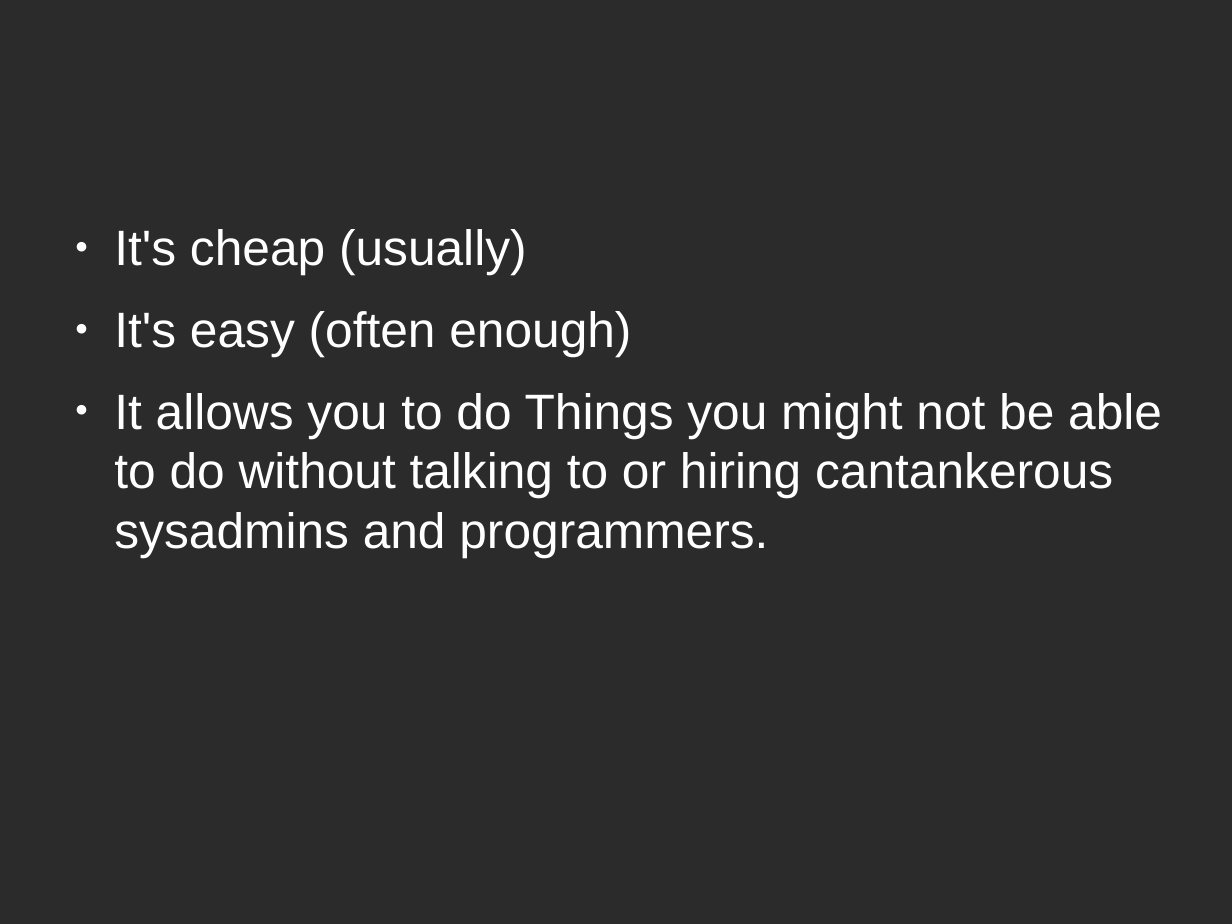
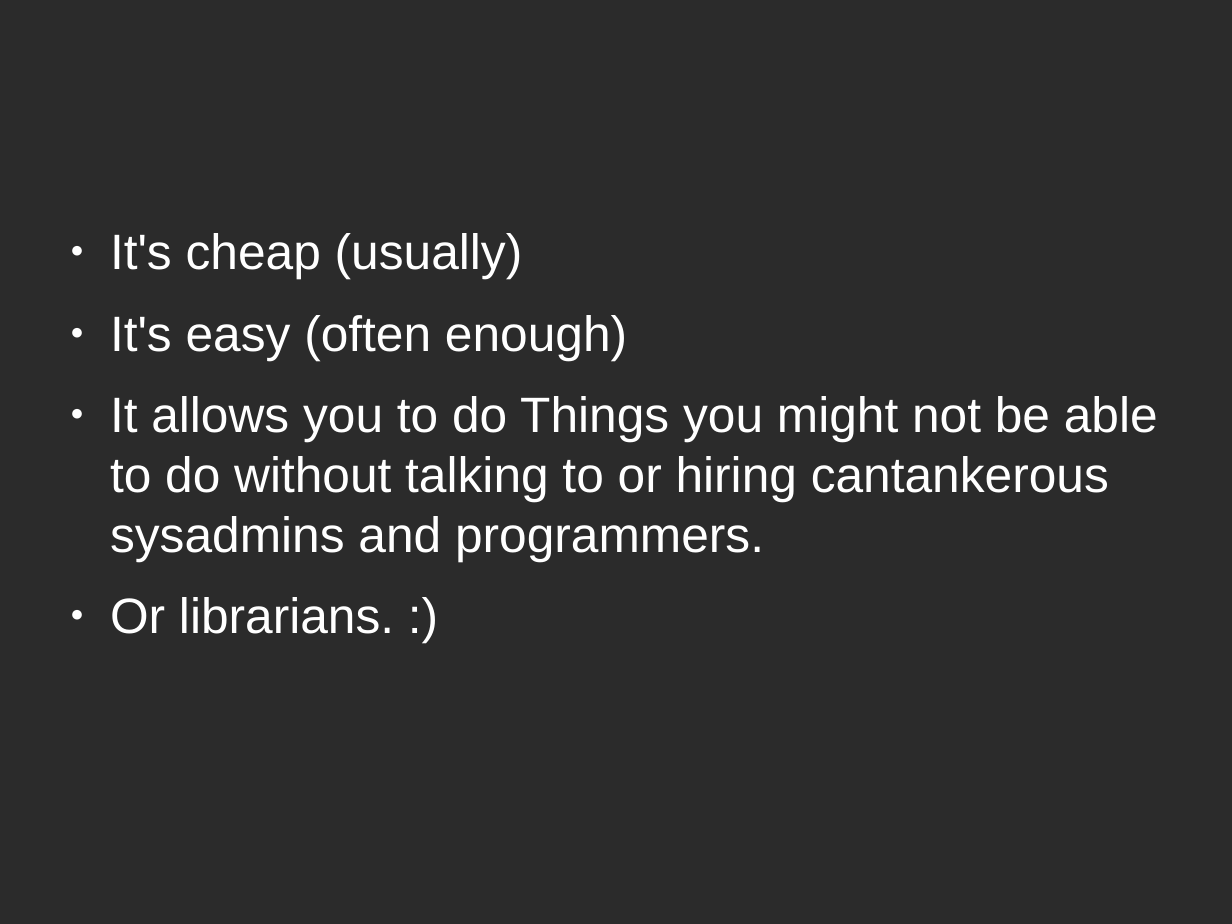
Before and after one commit to ruebot/SuperConference-2011---Cloud-computing, a slide deck: slide 17 of sc-2011-local-clouds.odp. Drawn at 1232x924 pixels with LibreOffice and Linux fonts; fonts in the diff are those of the drawing; background and template pictures are left out; a plain dark background stands for a picture behind light text. Boxes give left, top, right and bottom in pixels: in the first picture for what was removed or moved away, otherwise in the second. Text is boxed around its words. In the diff, an @@ line names an element or a change of style, - is before the commit and + after.

```diff
--- a/sc-2011-local-clouds.odp
+++ b/sc-2011-local-clouds.odp
@@ text at [110, 597, 394, 634]: paragraph added @@
+● Or librarians. :)
```
Also in this commit, not shown: 1 other slide changed.
